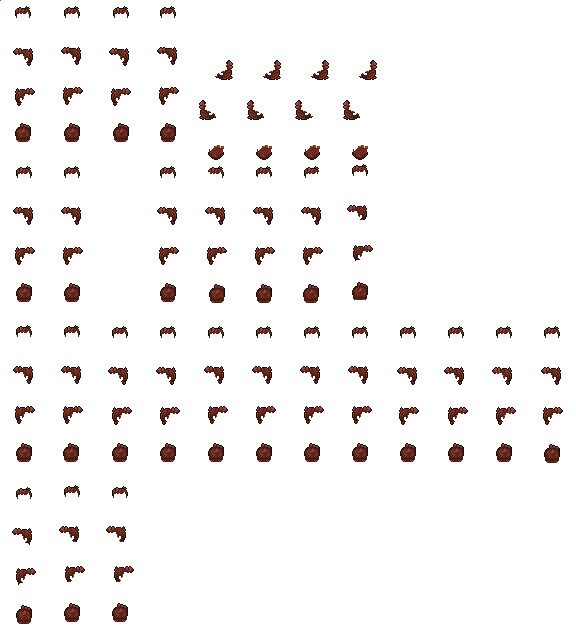
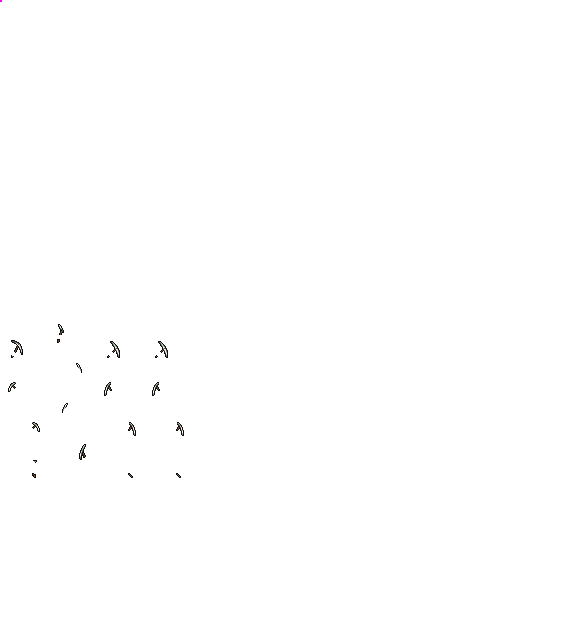
Layer changes from the first (576, 640) image to the second:
showed "Tool pick" over [0, 0, 184, 478]
hid "Hair boyish" over [0, 0, 563, 624]
